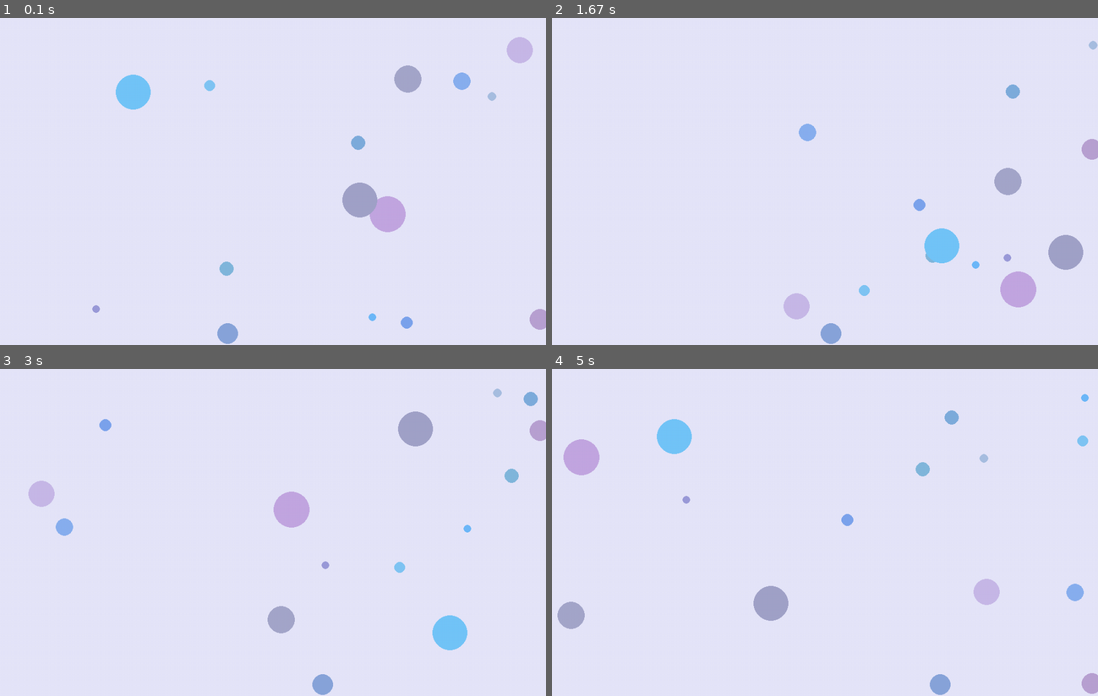
Above: before the commit, frames 1-4 (two rows, left to right).
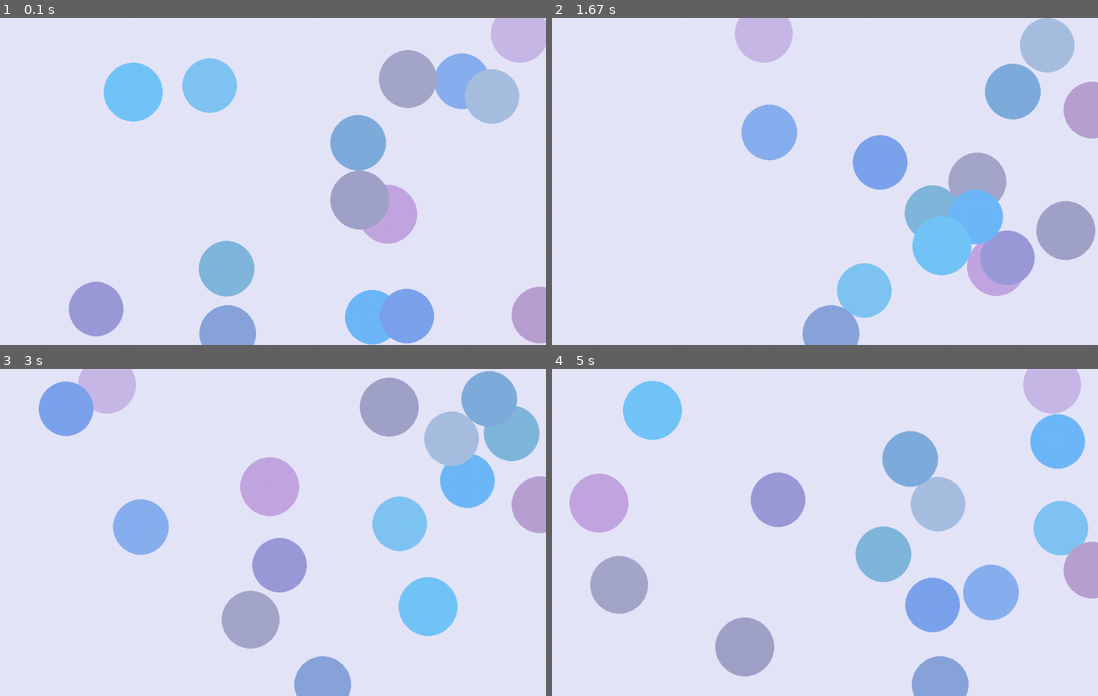
Above: after the commit, the same moments.

Repository: rhit-catapult/pygameproject-caffeinerush
Game: pygame game, started from Task 2.py
The game is run twice, just before and just after one commit, with the same random seed, the same clock (stepped at 60 frames per second) and the same inputs.
Inputs:
- Up to frame 1 (0.1 s): no input
- Up to frame 2 (1.67 s): no input
- Up to frame 3 (3 s): no input
- Up to frame 4 (5 s): no input

The runs differ from the first frame. In frame 1, 16% of the frame differs, in the area x 12-100%, y 0-100%; in frame 2, 18%; in frame 3, 21%; in frame 4, 22%, in the area x 1-100%, y 0-100%.

Commit message:
test commit

Diff:
--- a/Task 2.py
+++ b/Task 2.py
@@ -12,7 +12,7 @@
         self.color = (colorr, colorg, colorb)
         self.x = random.randint(0, 1000)
         self.y = random.randint(0, 600)
-        self.radius = random.randint(7, 40)
+        self.radius = random.randint(50, 55)
         self.speed_x = random.randint(1, 7)
         self.speed_y = random.randint(-1, 5)
 
